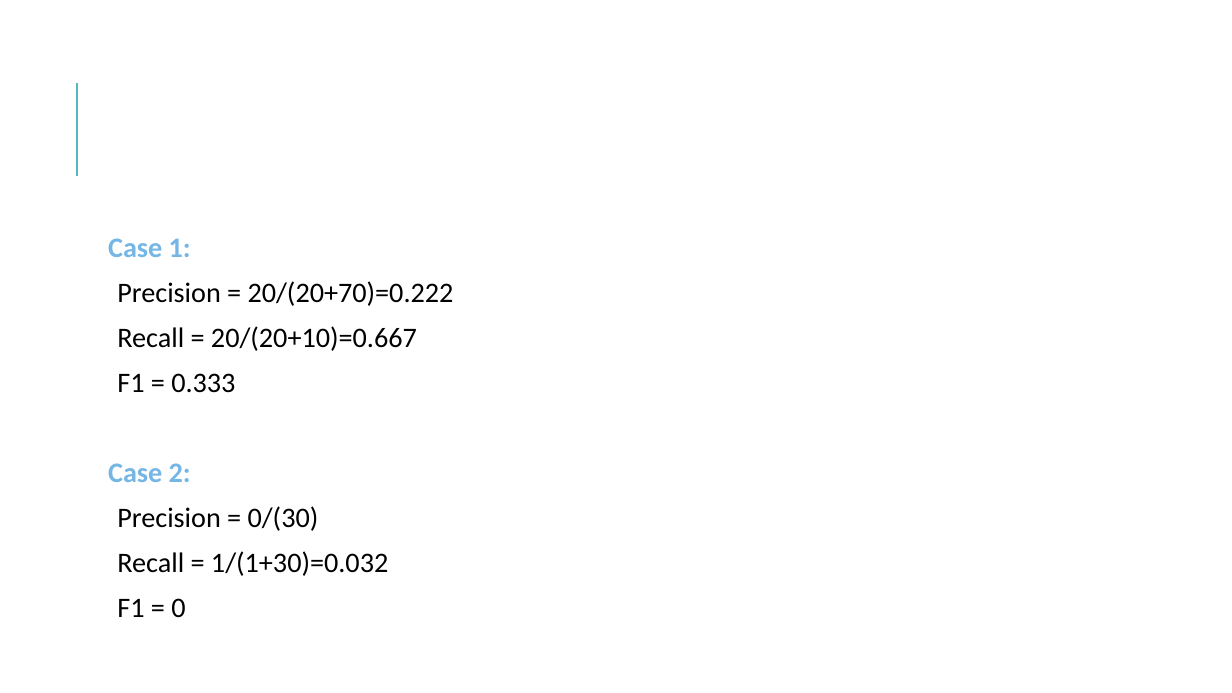
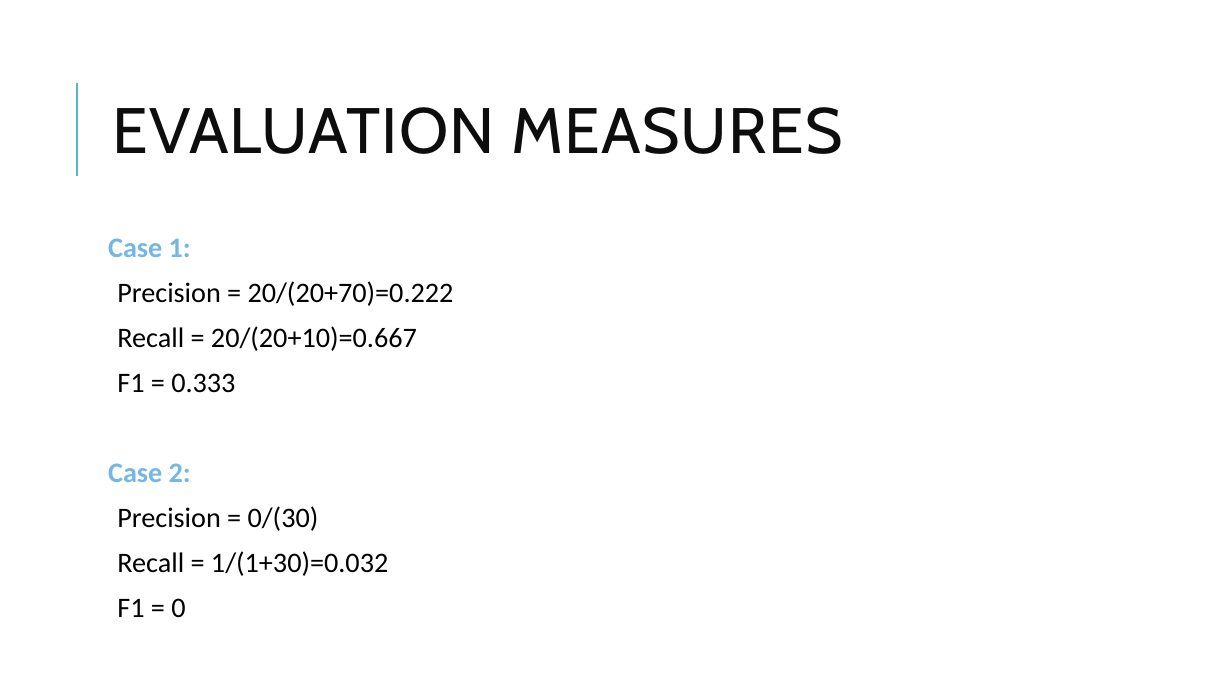
Before and after one commit to SingFan/Machine-Learning-Autumn-2020, a slide deck: slide 12 of Lesson_8/課堂八.pptx. Drawn at 1232x693 pixels with LibreOffice and Linux fonts; fonts in the diff are those of the drawing. Boxes give left, top, right and bottom in pixels: in the first picture for what was removed or moved away, otherwise in the second. Text is boxed around its words. In the diff, an @@ line names an element or a change of style, - is before the commit and + after.

```diff
--- a/Lesson_8/課堂八.pptx
+++ b/Lesson_8/課堂八.pptx
@@ title added at [113, 107, 843, 154], 50 pt, text #0D0D0D @@
+EVALUATION MEASURES
```
Also in this commit, not shown: 4 other slides changed, 3 other files.
